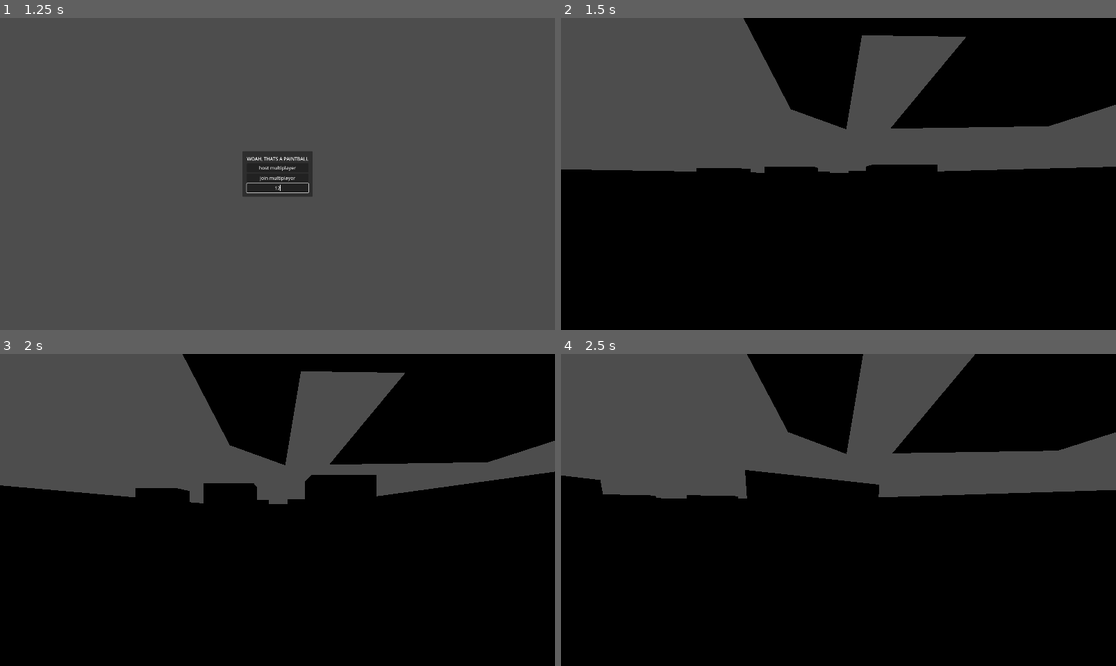
Above: before the commit, frames 1-4 (two rows, left to right).
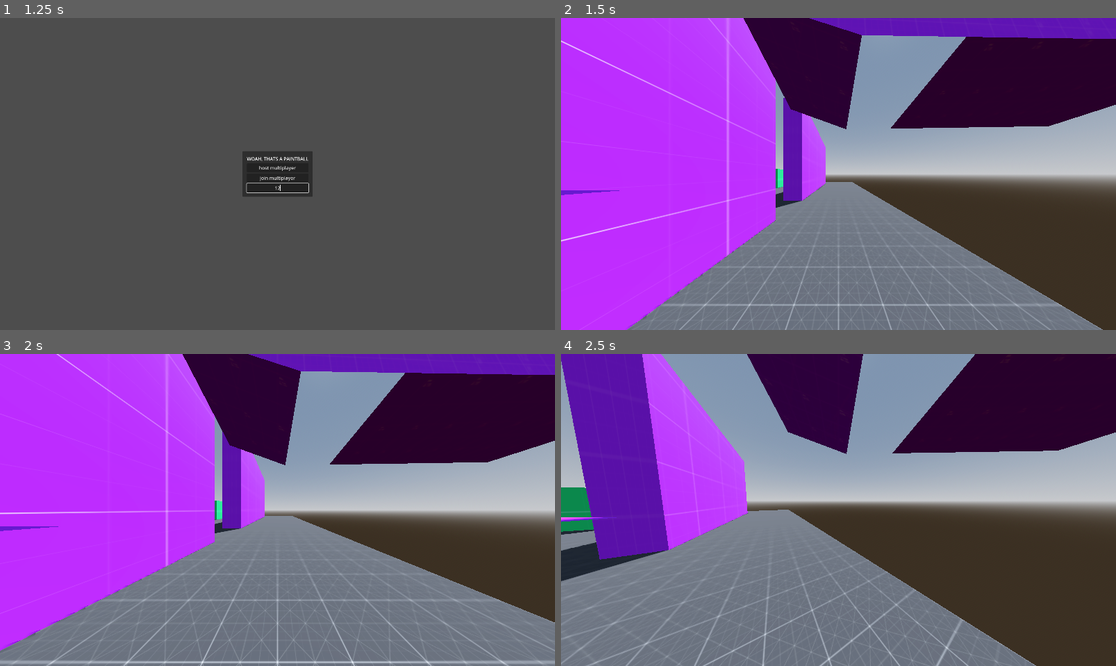
Above: after the commit, the same moments.

Repository: Monkeytonk115/godot-paintball
Game: Godot game, scene res://scenes/main.tscn
Two runs of this game, one before a commit and one after it. Both use one fixed random seed, a clock stepped at 60 frames per second and the inputs below.
Inputs (mouse positions are in pixels of both pictures, inside the frame that each line leads up to):
- Up to frame 1 (1.25 s): click (277, 186) at 0.52 s; type "12" at 0.6 s
- Up to frame 2 (1.5 s): click "host multiplayer" at 1.25 s
- Up to frame 3 (2 s): no input
- Up to frame 4 (2.5 s): move the mouse to (866, 510) at 2.02 s; hold W (forward) from 2.03 s (still down); click (866, 510) at 2.1 s; tap Space (jump) at 2.27 s

Frame 1 is identical in both runs. In frame 2, 100% of the frame differs, in the area x 0-100%, y 0-100%; in frame 3, 100%; in frame 4, 100%.

Commit message:
use arena2

Diff:
--- a/scenes/arena_2.tscn
+++ b/scenes/arena_2.tscn
@@ -1,12 +1,25 @@
-[gd_scene load_steps=29 format=3 uid="uid://h8dy883vishh"]
-
-[ext_resource type="PackedScene" uid="uid://cdqixyjyqlo56" path="res://models/arena_2.glb" id="1_0cdxq"]
+[gd_scene load_steps=32 format=3 uid="uid://u4mn8e72vxkc"]
+
+[ext_resource type="PackedScene" uid="uid://df6iaw0shd3ak" path="res://models/arena_2.glb" id="1_0cdxq"]
 [ext_resource type="Texture2D" uid="uid://kb2jrg65bsix" path="res://addons/kenney_prototype_textures/dark/texture_04.png" id="2_a7rcg"]
 [ext_resource type="Texture2D" uid="uid://1u8gasqegplp" path="res://addons/kenney_prototype_textures/orange/texture_02.png" id="3_5ys0b"]
 [ext_resource type="Texture2D" uid="uid://dqirwf4akvfwd" path="res://addons/kenney_prototype_textures/purple/texture_02.png" id="4_ej5tm"]
 [ext_resource type="Texture2D" uid="uid://bot0y3bytmupt" path="res://addons/kenney_prototype_textures/green/texture_02.png" id="5_gfu5v"]
 [ext_resource type="Texture2D" uid="uid://ca1igsgmdho27" path="res://addons/kenney_prototype_textures/red/texture_02.png" id="6_hyya4"]
 
+[sub_resource type="ProceduralSkyMaterial" id="ProceduralSkyMaterial_knfit"]
+sky_horizon_color = Color(0.64625, 0.65575, 0.67075, 1)
+ground_horizon_color = Color(0.64625, 0.65575, 0.67075, 1)
+
+[sub_resource type="Sky" id="Sky_hv7ku"]
+sky_material = SubResource("ProceduralSkyMaterial_knfit")
+
+[sub_resource type="Environment" id="Environment_efgxi"]
+background_mode = 2
+sky = SubResource("Sky_hv7ku")
+tonemap_mode = 2
+glow_enabled = true
+
 [sub_resource type="StandardMaterial3D" id="StandardMaterial3D_qm21k"]
 albedo_texture = ExtResource("2_a7rcg")
 uv1_triplanar = true
@@ -79,7 +92,14 @@
 
 [node name="arena_2" instance=ExtResource("1_0cdxq")]
 
-[node name="purpleSpawn" type="Node3D" parent="." index="0"]
+[node name="WorldEnvironment" type="WorldEnvironment" parent="." index="0"]
+environment = SubResource("Environment_efgxi")
+
+[node name="DirectionalLight3D" type="DirectionalLight3D" parent="." index="1"]
+transform = Transform3D(-0.866023, -0.433016, 0.250001, 0, 0.499998, 0.866027, -0.500003, 0.749999, -0.43301, 0, 0, 0)
+shadow_enabled = true
+
+[node name="purpleSpawn" type="Node3D" parent="." index="2"]
 transform = Transform3D(1, 0, 0, 0, 1, 0, 0, 0, 1, 45, 2, 0)
 
 [node name="spawnPoint" type="Marker3D" parent="purpleSpawn" index="0"]
@@ -88,12 +108,12 @@
 [node name="spawnPoint2" type="Marker3D" parent="purpleSpawn" index="1"]
 transform = Transform3D(1, 0, 0, 0, 1, 0, 0, 0, 1, 0, 0, 9.74655)
 
-[node name="greenSpawn" type="Node3D" parent="." index="1"]
+[node name="greenSpawn" type="Node3D" parent="." index="3"]
 transform = Transform3D(1, 0, 0, 0, 1, 0, 0, 0, 1, -45, 2, 0)
 
 [node name="spawnPoint" type="Marker3D" parent="greenSpawn" index="0"]
 
-[node name="Cube" parent="." index="2"]
+[node name="Cube" parent="." index="4"]
 surface_material_override/0 = SubResource("StandardMaterial3D_qm21k")
 
 [node name="StaticBody3D" type="StaticBody3D" parent="Cube" index="0"]
@@ -101,7 +121,7 @@
 [node name="CollisionShape3D" type="CollisionShape3D" parent="Cube/StaticBody3D" index="0"]
 shape = SubResource("ConcavePolygonShape3D_ydh04")
 
-[node name="Cube_011" parent="." index="3"]
+[node name="Cube_011" parent="." index="5"]
 surface_material_override/0 = SubResource("StandardMaterial3D_lrq6l")
 
 [node name="StaticBody3D" type="StaticBody3D" parent="Cube_011" index="0"]
@@ -109,7 +129,7 @@
 [node name="CollisionShape3D" type="CollisionShape3D" parent="Cube_011/StaticBody3D" index="0"]
 shape = SubResource("ConcavePolygonShape3D_tlccv")
 
-[node name="Cube_010" parent="." index="4"]
+[node name="Cube_010" parent="." index="6"]
 surface_material_override/0 = SubResource("StandardMaterial3D_lrq6l")
 
 [node name="StaticBody3D" type="StaticBody3D" parent="Cube_010" index="0"]
@@ -117,7 +137,7 @@
 [node name="CollisionShape3D" type="CollisionShape3D" parent="Cube_010/StaticBody3D" index="0"]
 shape = SubResource("ConcavePolygonShape3D_jytrl")
 
-[node name="Cube_012" parent="." index="5"]
+[node name="Cube_012" parent="." index="7"]
 surface_material_override/0 = SubResource("StandardMaterial3D_hn64l")
 
 [node name="StaticBody3D" type="StaticBody3D" parent="Cube_012" index="0"]
@@ -125,7 +145,7 @@
 [node name="CollisionShape3D" type="CollisionShape3D" parent="Cube_012/StaticBody3D" index="0"]
 shape = SubResource("ConcavePolygonShape3D_u3bga")
 
-[node name="Cube_013" parent="." index="6"]
+[node name="Cube_013" parent="." index="8"]
 surface_material_override/0 = SubResource("StandardMaterial3D_lrq6l")
 
 [node name="StaticBody3D" type="StaticBody3D" parent="Cube_013" index="0"]
@@ -133,7 +153,7 @@
 [node name="CollisionShape3D" type="CollisionShape3D" parent="Cube_013/StaticBody3D" index="0"]
 shape = SubResource("ConcavePolygonShape3D_0eegi")
 
-[node name="Cube_014" parent="." index="7"]
+[node name="Cube_014" parent="." index="9"]
 surface_material_override/0 = SubResource("StandardMaterial3D_hn64l")
 
 [node name="StaticBody3D" type="StaticBody3D" parent="Cube_014" index="0"]
@@ -141,7 +161,7 @@
 [node name="CollisionShape3D" type="CollisionShape3D" parent="Cube_014/StaticBody3D" index="0"]
 shape = SubResource("ConcavePolygonShape3D_pila5")
 
-[node name="Cube_015" parent="." index="8"]
+[node name="Cube_015" parent="." index="10"]
 surface_material_override/0 = SubResource("StandardMaterial3D_obrkr")
 
 [node name="StaticBody3D" type="StaticBody3D" parent="Cube_015" index="0"]
@@ -149,7 +169,7 @@
 [node name="CollisionShape3D" type="CollisionShape3D" parent="Cube_015/StaticBody3D" index="0"]
 shape = SubResource("ConcavePolygonShape3D_qddkb")
 
-[node name="Cube_016" parent="." index="9"]
+[node name="Cube_016" parent="." index="11"]
 surface_material_override/0 = SubResource("StandardMaterial3D_lrq6l")
 
 [node name="StaticBody3D" type="StaticBody3D" parent="Cube_016" index="0"]
@@ -157,7 +177,7 @@
 [node name="CollisionShape3D" type="CollisionShape3D" parent="Cube_016/StaticBody3D" index="0"]
 shape = SubResource("ConcavePolygonShape3D_432bg")
 
-[node name="Cube_017" parent="." index="10"]
+[node name="Cube_017" parent="." index="12"]
 surface_material_override/0 = SubResource("StandardMaterial3D_obrkr")
 
 [node name="StaticBody3D" type="StaticBody3D" parent="Cube_017" index="0"]
@@ -165,7 +185,7 @@
 [node name="CollisionShape3D" type="CollisionShape3D" parent="Cube_017/StaticBody3D" index="0"]
 shape = SubResource("ConcavePolygonShape3D_mdo6u")
 
-[node name="Cube_018" parent="." index="11"]
+[node name="Cube_018" parent="." index="13"]
 surface_material_override/0 = SubResource("StandardMaterial3D_wb4j3")
 
 [node name="StaticBody3D" type="StaticBody3D" parent="Cube_018" index="0"]
@@ -173,7 +193,7 @@
 [node name="CollisionShape3D" type="CollisionShape3D" parent="Cube_018/StaticBody3D" index="0"]
 shape = SubResource("ConcavePolygonShape3D_2cfye")
 
-[node name="Cube_019" parent="." index="12"]
+[node name="Cube_019" parent="." index="14"]
 surface_material_override/0 = SubResource("StandardMaterial3D_hn64l")
 
 [node name="StaticBody3D" type="StaticBody3D" parent="Cube_019" index="0"]
@@ -181,7 +201,7 @@
 [node name="CollisionShape3D" type="CollisionShape3D" parent="Cube_019/StaticBody3D" index="0"]
 shape = SubResource("ConcavePolygonShape3D_d3y6h")
 
-[node name="Cube_020" parent="." index="13"]
+[node name="Cube_020" parent="." index="15"]
 surface_material_override/0 = SubResource("StandardMaterial3D_wb4j3")
 
 [node name="StaticBody3D" type="StaticBody3D" parent="Cube_020" index="0"]
@@ -189,7 +209,7 @@
 [node name="CollisionShape3D" type="CollisionShape3D" parent="Cube_020/StaticBody3D" index="0"]
 shape = SubResource("ConcavePolygonShape3D_apsf6")
 
-[node name="Cube_021" parent="." index="14"]
+[node name="Cube_021" parent="." index="16"]
 surface_material_override/0 = SubResource("StandardMaterial3D_obrkr")
 
 [node name="StaticBody3D" type="StaticBody3D" parent="Cube_021" index="0"]
@@ -197,7 +217,7 @@
 [node name="CollisionShape3D" type="CollisionShape3D" parent="Cube_021/StaticBody3D" index="0"]
 shape = SubResource("ConcavePolygonShape3D_3brvr")
 
-[node name="invisibleWalls" type="StaticBody3D" parent="." index="15"]
+[node name="invisibleWalls" type="StaticBody3D" parent="." index="17"]
 
 [node name="CollisionShape3D" type="CollisionShape3D" parent="invisibleWalls" index="0"]
 transform = Transform3D(1, 0, 0, 0, 1, 0, 0, 0, 1, 0, 5, 30.5)
--- a/scenes/main.gd
+++ b/scenes/main.gd
@@ -1,7 +1,7 @@
 extends Node3D
 
 const arena = preload("res://scenes/arena_1.tscn")
-const arena2 = preload("res://models/arena_2.glb")
+const arena2 = preload("res://scenes/arena_2.tscn")
 const player = preload("res://scenes/player.tscn")
 const gun = preload("res://scenes/weapons/paintgun.tscn")
 
@@ -10,7 +10,7 @@
 var enet_peer = ENetMultiplayerPeer.new()
 # Called when the node enters the scene tree for the first time.
 func _ready():
-	new_arena = arena.instantiate()
+	new_arena = arena2.instantiate()
 	add_child(new_arena)
 
 
